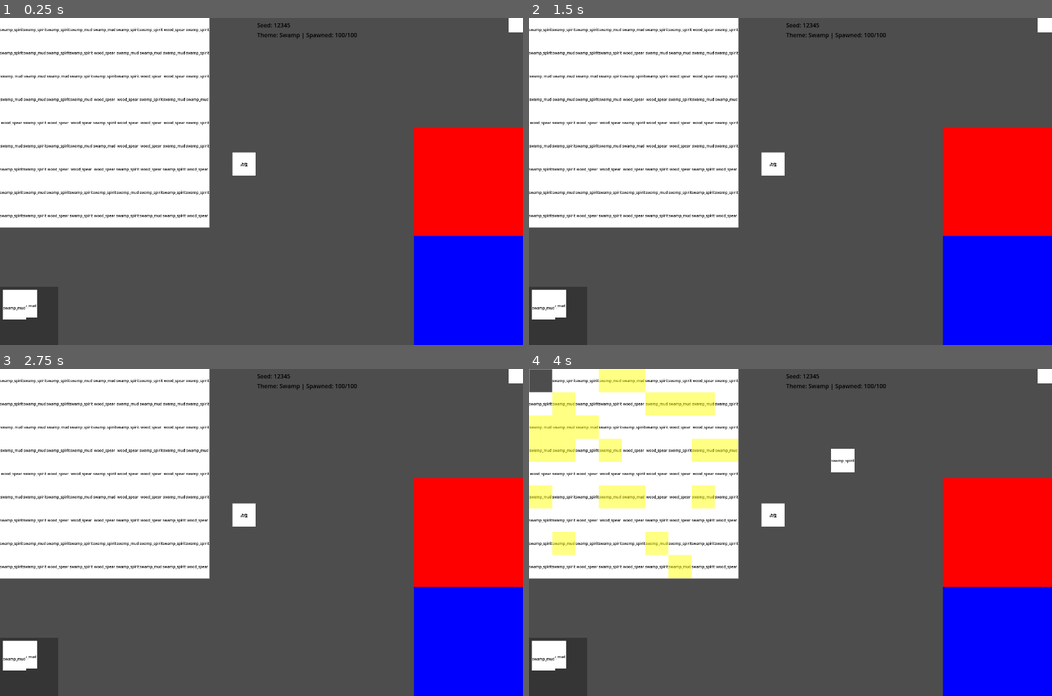
Above: before the commit, frames 1-4 (two rows, left to right).
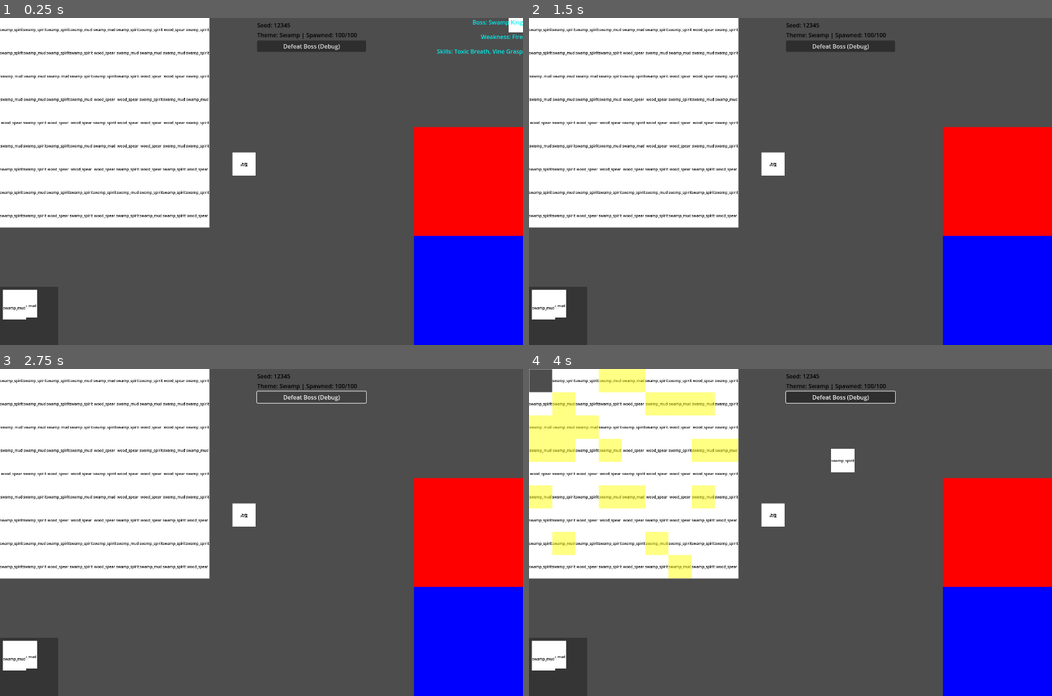
Above: after the commit, the same moments.

Repository: juni-freentocob/push-the-land
Game: Godot game, scene res://scenes/Main.tscn
The game is run twice, just before and just after one commit, with the same random seed, the same clock (stepped at 60 frames per second) and the same inputs.
Inputs (mouse positions are in pixels of both pictures, inside the frame that each line leads up to):
- Up to frame 1 (0.25 s): no input
- Up to frame 2 (1.5 s): click (842, 47) at 0.5 s, where only the run after the commit has a clickable "Defeat Boss (Debug)"; click (790, 312) at 1.25 s, where only the run after the commit has a clickable "Theme A"
- Up to frame 3 (2.75 s): click (313, 398) at 2 s, where only the run after the commit has a clickable "Defeat Boss (Debug)"
- Up to frame 4 (4 s): click (842, 398) at 2.75 s, where only the run after the commit has a clickable "Defeat Boss (Debug)"; tap Enter at 3.5 s; drag from (539, 382) to (842, 460) at 3.52 s

The runs differ from the first frame. In frame 1, 0.9% of the frame differs, in the area x 49-100%, y 0-12%; in frame 2, 0.8%; in frame 3, 0.3%; in frame 4, 0.9%.

Commit message:
Docs: record T7 boss preview, placeholder boss spawn, and theme choice flow

Diff:
--- a/scenes/Main.tscn
+++ b/scenes/Main.tscn
@@ -80,6 +80,10 @@
 layout_mode = 2
 theme_override_colors/font_color = Color(0, 0, 0, 1)
 
+[node name="DebugBossButton" type="Button" parent="UI/DebugHUD/DebugBox"]
+layout_mode = 2
+text = "Defeat Boss (Debug)"
+
 [node name="OverflowArea" type="Control" parent="UI"]
 layout_mode = 3
 anchors_preset = 2
--- a/scenes/ui/BossPreview.tscn
+++ b/scenes/ui/BossPreview.tscn
@@ -18,3 +18,35 @@
 offset_bottom = 40.0
 grow_horizontal = 0
 mouse_filter = 2
+
+[node name="NameLabel" type="Label" parent="."]
+layout_mode = 1
+anchors_preset = 1
+anchor_left = 1.0
+anchor_right = 1.0
+offset_left = -40.0
+offset_bottom = 23.0
+grow_horizontal = 0
+theme_override_colors/font_color = Color(1.0781288e-05, 0.93776095, 0.93776095, 1)
+
+[node name="WeaknessLabel" type="Label" parent="."]
+layout_mode = 1
+anchors_preset = 1
+anchor_left = 1.0
+anchor_right = 1.0
+offset_left = -40.0
+offset_top = 40.0
+offset_bottom = 63.0
+grow_horizontal = 0
+theme_override_colors/font_color = Color(0, 0.9372549, 0.9372549, 1)
+
+[node name="SkillsLabel" type="Label" parent="."]
+layout_mode = 1
+anchors_preset = 1
+anchor_left = 1.0
+anchor_right = 1.0
+offset_left = -40.0
+offset_top = 80.0
+offset_bottom = 103.0
+grow_horizontal = 0
+theme_override_colors/font_color = Color(0, 0.9372549, 0.9372549, 1)
--- a/scenes/ui/ThemeChoice.tscn
+++ b/scenes/ui/ThemeChoice.tscn
@@ -24,3 +24,28 @@
 grow_horizontal = 2
 grow_vertical = 2
 mouse_filter = 2
+
+[node name="VBoxContainer" type="VBoxContainer" parent="."]
+layout_mode = 1
+anchors_preset = 7
+anchor_left = 0.5
+anchor_top = 1.0
+anchor_right = 0.5
+anchor_bottom = 1.0
+offset_left = -38.0
+offset_top = -101.0
+offset_right = 38.0
+grow_horizontal = 2
+grow_vertical = 0
+
+[node name="BoxA" type="Button" parent="VBoxContainer"]
+layout_mode = 2
+text = "Theme A"
+
+[node name="BoxB" type="Button" parent="VBoxContainer"]
+layout_mode = 2
+text = "Theme B"
+
+[node name="BoxC" type="Button" parent="VBoxContainer"]
+layout_mode = 2
+text = "Theme C"
--- a/scripts/main.gd
+++ b/scripts/main.gd
@@ -16,12 +16,15 @@
 @onready var overflow_area: Control = get_node_or_null("UI/OverflowArea") as Control
 @onready var seed_label: Label = _find_label("SeedLabel")
 @onready var spawn_label: Label = _find_label("SpawnLabel")
+@onready var debug_boss_button: Button = _find_button("DebugBossButton")
 
 const CARD_VIEW_SCENE: PackedScene = preload("res://scenes/cards/CardView.tscn")
 
 var rng: RandomNumberGenerator = RandomNumberGenerator.new()
 var spawned_count: int = 0
 var active_seed: int = 0
+var boss_spawned: bool = false
+var boss_defeated: bool = false
 
 func _ready() -> void:
 	if theme == null:
@@ -30,12 +33,19 @@
 	var hud := get_node_or_null("UI/DebugHUD") as Control
 	if hud != null:
 		hud.z_index = 100
+	theme_choice.z_index = 200
 	_load_merge_rules()
 	board.set_merge_rules(merge_rules)
 	board.merge_happened.connect(_on_board_merge_happened)
+	theme_choice.theme_chosen.connect(_on_theme_chosen)
+	if debug_boss_button == null:
+		push_error("[Main] DebugBossButton not found. Check UI/DebugHUD/DebugBox/DebugBossButton.")
+	else:
+		debug_boss_button.pressed.connect(debug_defeat_boss)
 	_setup_seed()
 	_update_debug_hud()
 	_spawn_initial_cards()
+	_show_boss_preview()
 
 func _setup_seed() -> void:
 	if use_fixed_seed:
@@ -60,6 +70,17 @@
 	for _i in range(total_spawn):
 		_spawn_one()
 	_update_debug_hud()
+	_try_spawn_boss()
+
+func _try_spawn_boss() -> void:
+	if boss_spawned:
+		return
+	if spawned_count >= total_spawn:
+		boss_spawned = true
+		print("[Main] Boss spawned (placeholder).")
+
+func _show_boss_preview() -> void:
+	boss_preview.show_boss("Swamp King", "Fire", PackedStringArray(["Toxic Breath", "Vine Grasp"]))
 
 func _spawn_one() -> void:
 	var card_id := _pick_weighted_id(theme.deck_weights)
@@ -124,6 +145,16 @@
 			node = hud.find_child(label_name, true, false)
 	return node as Label
 
+func _find_button(button_name: String) -> Button:
+	var node := get_node_or_null("UI/DebugHUD/DebugBox/%s" % button_name)
+	if node == null:
+		node = get_node_or_null("UI/DebugHUD/%s" % button_name)
+	if node == null:
+		var hud := get_node_or_null("UI/DebugHUD")
+		if hud != null:
+			node = hud.find_child(button_name, true, false)
+	return node as Button
+
 func _on_card_hover_started(card_view: CardView) -> void:
 	board.highlight_mergeable(card_view.def_id, card_view)
 
@@ -148,3 +179,16 @@
 	if label != null:
 		label.text = String(output)
 	board.place_card_at_cell(card_view, cell)
+
+func _on_theme_chosen(theme_id: StringName) -> void:
+	print("[Main] Theme chosen:", theme_id)
+	theme_choice.hide_choices()
+
+func debug_defeat_boss() -> void:
+	boss_spawned = true
+	if boss_defeated:
+		return
+	boss_defeated = true
+	boss_preview.hide_boss()
+	theme_choice.show_choices("Theme A", "Theme B", "Theme C")
+	print("[Main] Debug defeat boss triggered.")
--- a/scripts/ui/boss_preview.gd
+++ b/scripts/ui/boss_preview.gd
@@ -1,5 +1,15 @@
 class_name BossPreview
 extends Control
 
-func _ready() -> void:
-	print("[BossPreview] Ready")
+@onready var name_label: Label = $NameLabel
+@onready var weakness_label: Label = $WeaknessLabel
+@onready var skills_label: Label = $SkillsLabel
+
+func show_boss(name_text: String, weakness: String, skills: PackedStringArray) -> void:
+	visible = true
+	name_label.text = "Boss: %s" % name_text
+	weakness_label.text = "Weakness: %s" % weakness
+	skills_label.text = "Skills: %s" % ", ".join(skills)
+
+func hide_boss() -> void:
+	visible = false
--- a/scripts/ui/theme_choice.gd
+++ b/scripts/ui/theme_choice.gd
@@ -3,9 +3,29 @@
 
 signal theme_chosen(theme_id: StringName)
 
+@onready var box_a: Button = get_node_or_null("VBoxContainer/BoxA") as Button
+@onready var box_b: Button = get_node_or_null("VBoxContainer/BoxB") as Button
+@onready var box_c: Button = get_node_or_null("VBoxContainer/BoxC") as Button
+
 func _ready() -> void:
-	print("[ThemeChoice] Ready (visible=%s)" % self.visible)
+	visible = false
+	if box_a == null or box_b == null or box_c == null:
+		push_error("[ThemeChoice] Missing BoxA/BoxB/BoxC buttons.")
+		return
+	box_a.pressed.connect(func(): _choose(&"theme_a"))
+	box_b.pressed.connect(func(): _choose(&"theme_b"))
+	box_c.pressed.connect(func(): _choose(&"theme_c"))
 
-func debug_choose(theme_id: StringName) -> void:
-	print("[ThemeChoice] Theme chosen:", theme_id)
-	theme_chosen.emit(theme_id)
+func show_choices(a: String, b: String, c: String) -> void:
+	if box_a == null or box_b == null or box_c == null:
+		return
+	visible = true
+	box_a.text = a
+	box_b.text = b
+	box_c.text = c
+
+func hide_choices() -> void:
+	visible = false
+
+func _choose(theme_id: StringName) -> void:
+	emit_signal("theme_chosen", theme_id)
Not shown, changed: PLANS.md
Not shown, changed: docs/SCENE_TREE.md
Not shown, changed: docs/STATE.md
